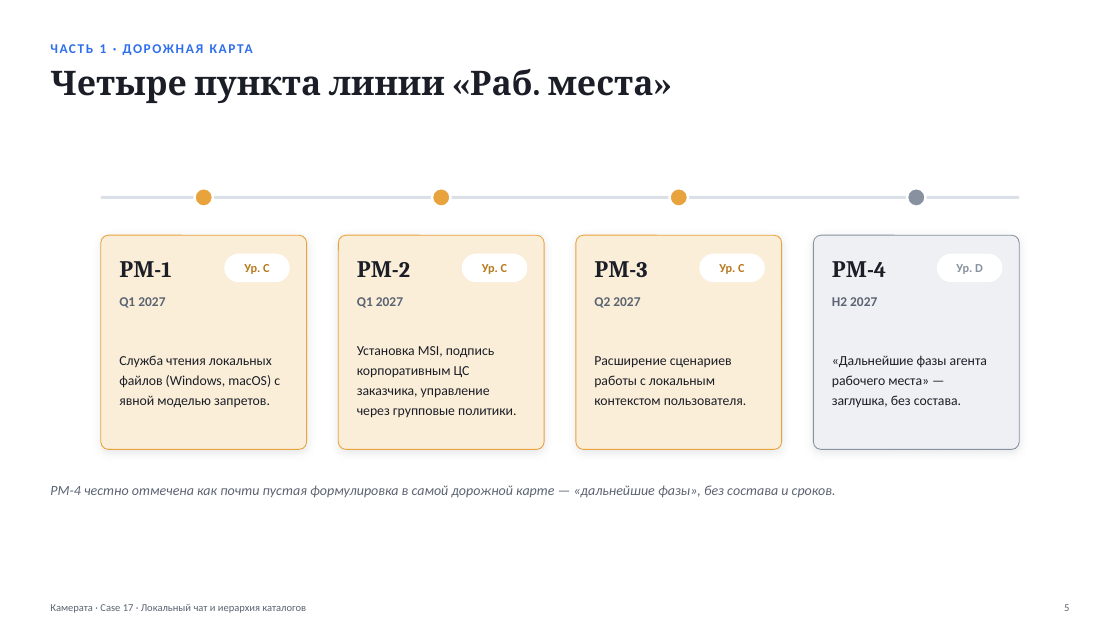
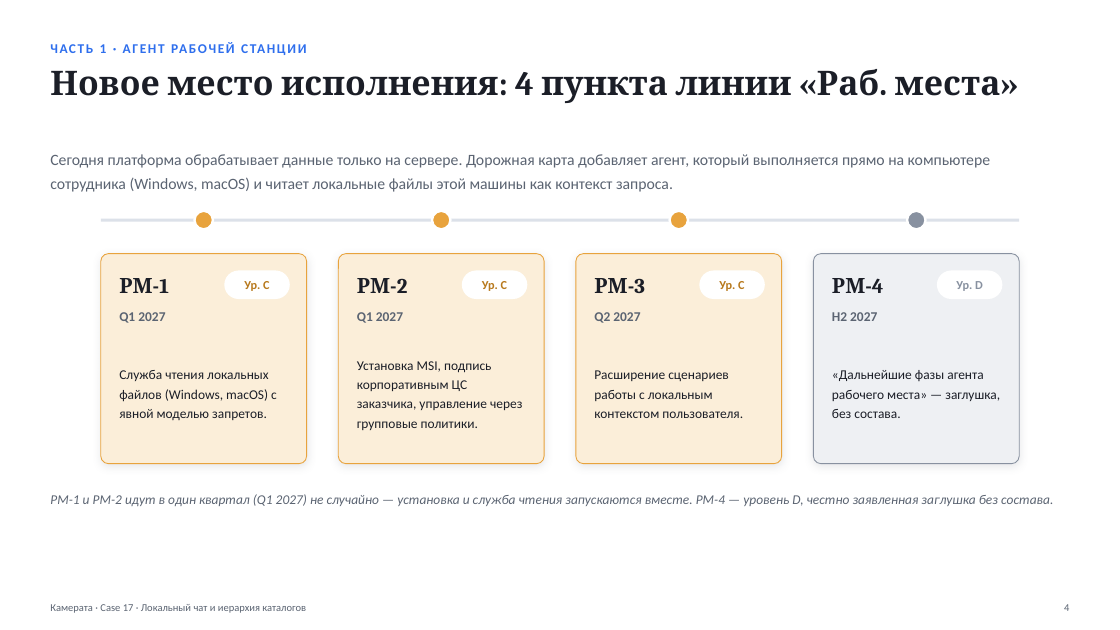
Before and after one commit to vladilslavandrosov-prog/job-RAG, a slide deck: slide 4 of docs/presentations/case-17-lokalny-chat-i-ierarhiya-katalogov.pptx (slide 5 before the commit). Drawn at 1120x630 pixels with LibreOffice and Linux fonts; fonts in the diff are those of the drawing. Boxes give left, top, right and bottom in pixels: in the first picture for what was removed or moved away, otherwise in the second. Text is boxed around its words. In the diff, an @@ line names an element or a change of style, - is before the commit and + after.

```diff
--- a/docs/presentations/case-17-lokalny-chat-i-ierarhiya-katalogov.pptx
+++ b/docs/presentations/case-17-lokalny-chat-i-ierarhiya-katalogov.pptx
@@ text at (50,69,1001,103): text changed @@
-Четыре пункта линии «Раб. места»
+Новое место исполнения: 4 пункта линии «Раб. места»
@@ text added at (50,154,990,192), 13.5 pt, text #5B6472 @@
+Сегодня платформа обрабатывает данные только на сервере. Дорожная карта добавляет агент, который выполняется прямо на компьютере сотрудника (Windows, macOS) и читает локальные файлы этой машины как контекст запроса.
@@ 4 ellipses, 1 line: place and size @@
-4 ellipses, 1 line at (101,188,1019,207)
+4 ellipses, 1 line at (101,211,1019,229)
@@ rounded rectangle: place and size @@
-rounded rectangle at (101,235,307,450)
+rounded rectangle at (101,254,307,464)
@@ rounded rectangle: place and size @@
-rounded rectangle at (339,235,544,450)
+rounded rectangle at (339,254,544,464)
@@ rounded rectangle: place and size @@
-rounded rectangle at (576,235,782,450)
+rounded rectangle at (576,254,782,464)
@@ rounded rectangle: place and size @@
-rounded rectangle at (813,235,1019,450)
+rounded rectangle at (813,254,1019,464)
@@ size 19 to 18 pt in 4 elements at (119,278,169,293), (357,278,407,293), (594,278,645,293), (832,278,883,293) @@
@@ 16 texts, 4 rounded rectangles: place and size @@
-16 texts, 4 rounded rectangles at (119,254,1002,418)
+16 texts, 4 rounded rectangles at (119,271,1002,430)
@@ size 11.8 to 11.5 pt; line spacing 1.22 to 1.2 in 4 elements at (119,370,277,420), (357,361,522,430), (594,370,743,418), (832,370,1000,418) @@
@@ text at (50,494,1053,506): text changed; size 12 to 11.5 pt @@
-РМ-4 честно отмечена как почти пустая формулировка в самой дорожной карте — «дальнейшие фазы», без состава и сроков.
+РМ-1 и РМ-2 идут в один квартал (Q1 2027) не случайно — установка и служба чтения запускаются вместе. РМ-4 — уровень D, честно заявленная заглушка без состава.
```
Also in this commit, not shown: 13 other slides changed, 1 slide added, 4 slides removed.
